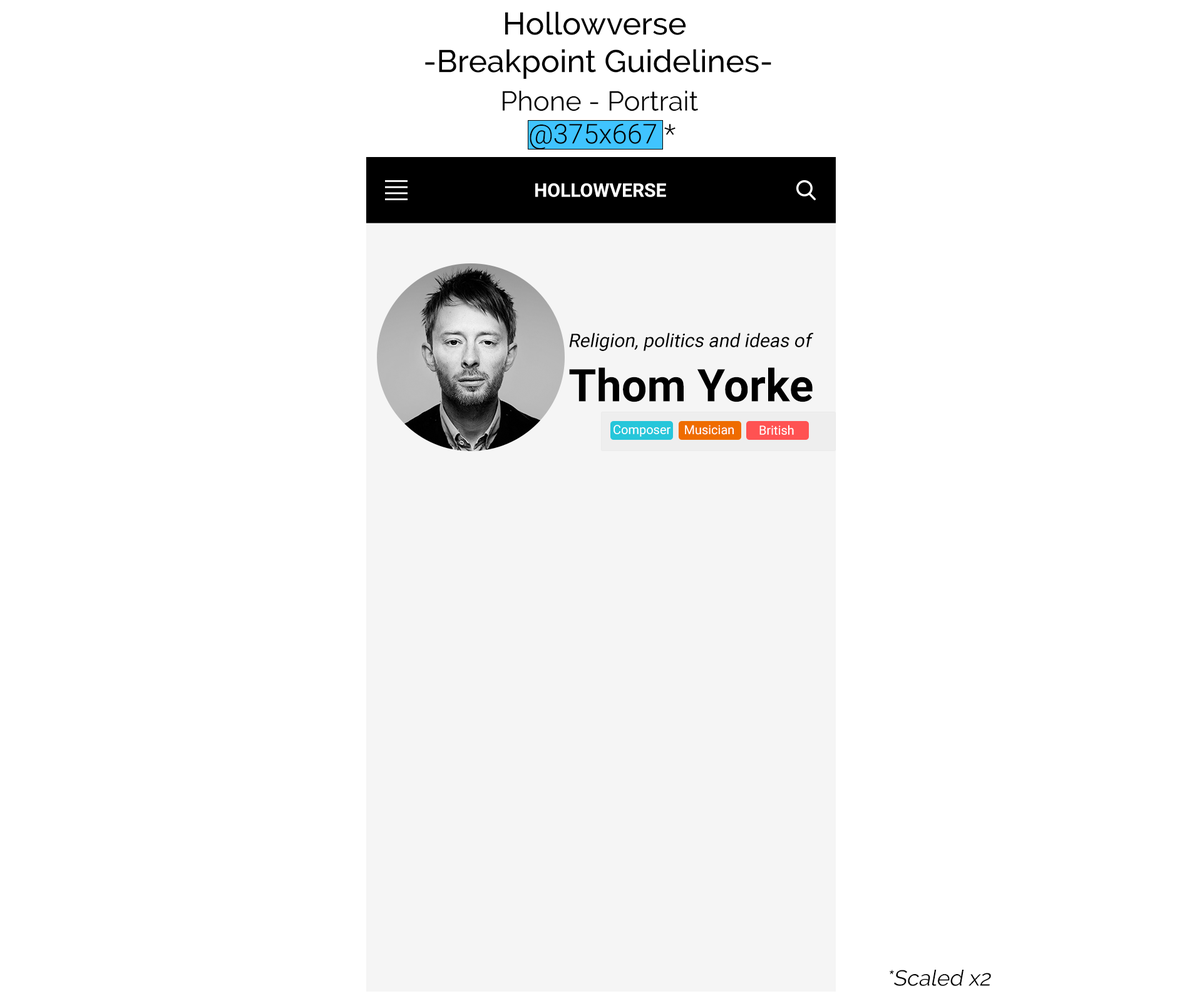
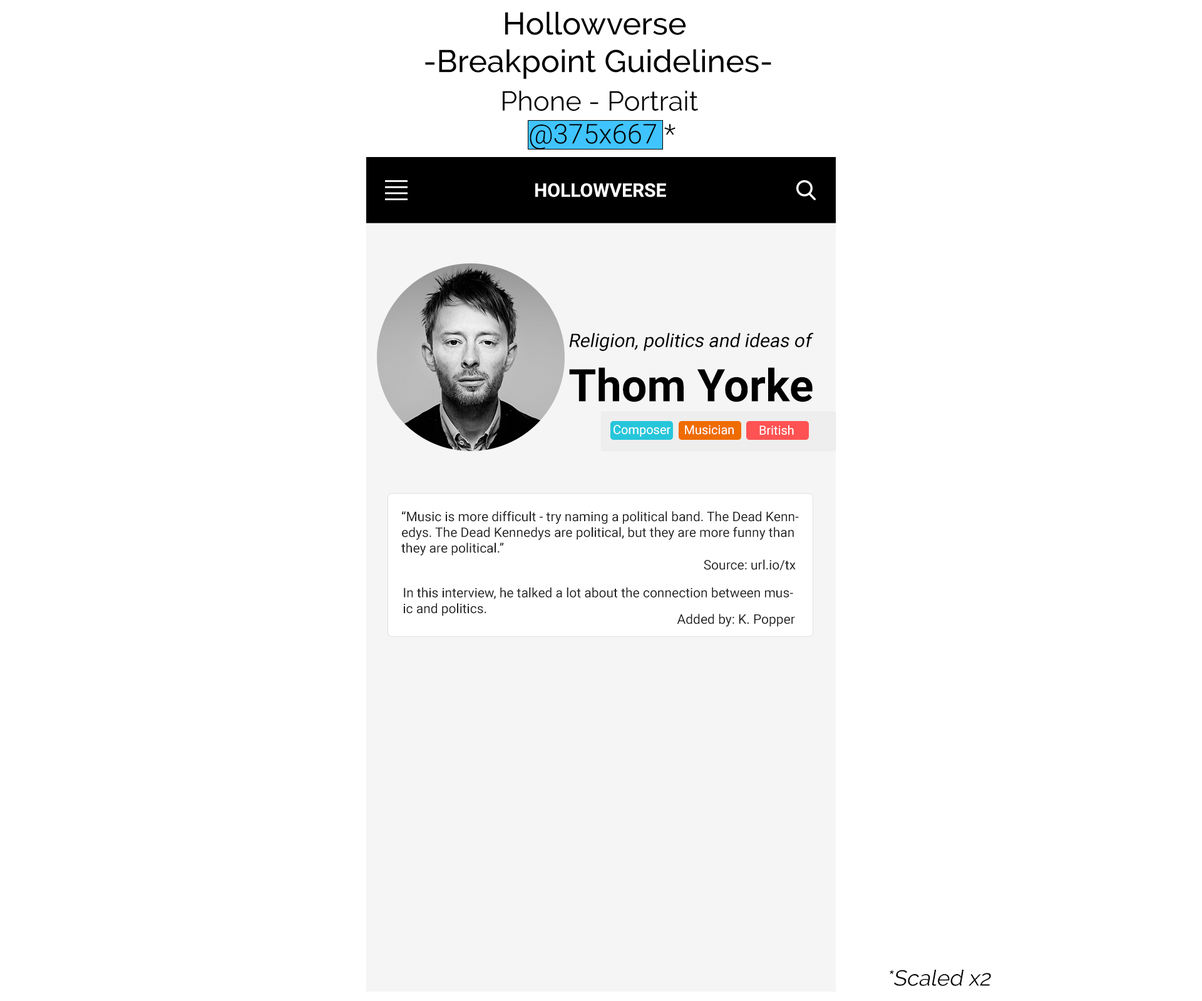
Two versions of the same layered image (1202px x 1001px). Layer-by-layer changes:
added group "Events" with 21 layers above "Summary" over [387, 493, 814, 638]
added group "Event #1" with 6 layers in group "Events" over [387, 493, 814, 638]
added layer "Source: url.io/tx" in group "Event #1" over [703, 559, 796, 571]
added layer "“Music is more difficult - try naming a political band. The Dea" in group "Event #1" over [401, 511, 799, 556]
added layer "Added by: K. Popper" in group "Event #1" over [676, 613, 795, 628]
added layer "In this interview, he talked a lot about the connection between" in group "Event #1" over [403, 587, 793, 617]
added layer "Summary-BG" (1st of 4, in "Events" › "Event #1") in group "Event #1" over [387, 493, 814, 638]
